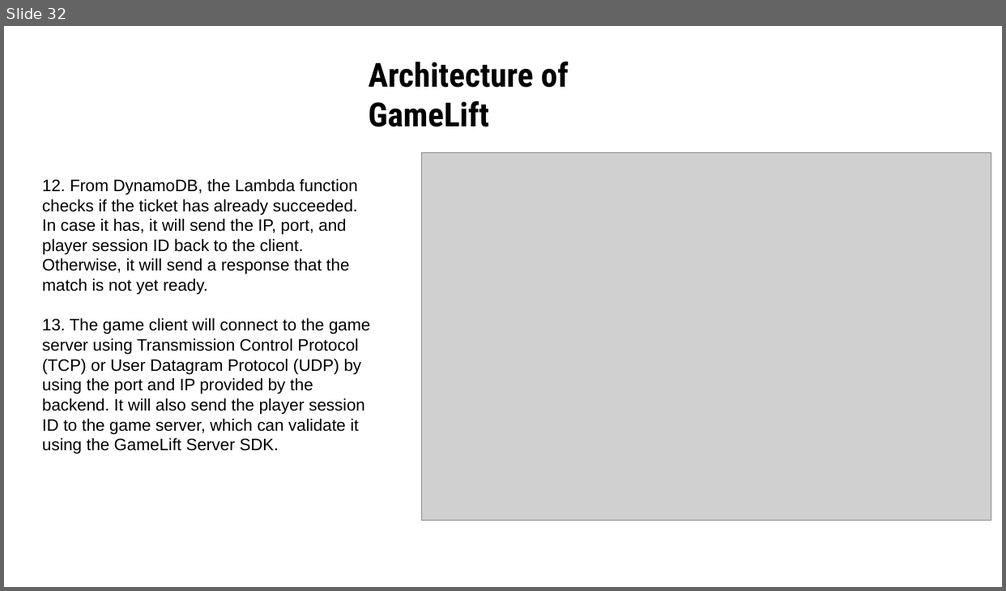
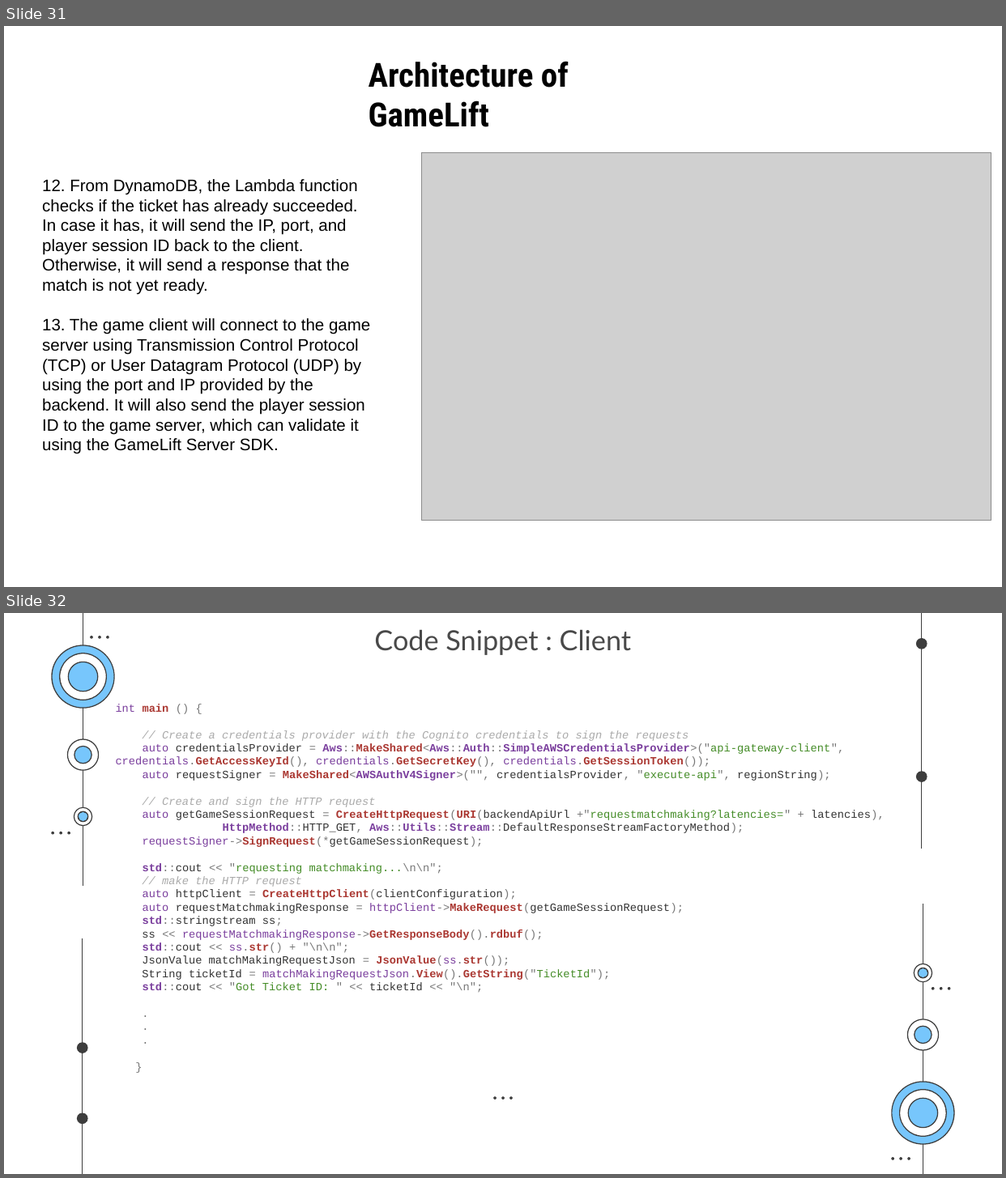
Before and after one commit to SaurabhYadav388/misc_works, a slide deck: Cloud_PPT/Shosau.pptx. Shown one above the other, each under a label of ours: slide 32 before the commit, slides 31 and 32 after it. The pictures are 1006x591 and 1006x1178 pixels, drawn with LibreOffice and Linux fonts; fonts in the diff are those of the drawing; grey boxes stand for pictures. Boxes give left, top, right and bottom in pixels: in the first picture for what was removed or moved away, otherwise in the second. Text is boxed around its words. In the diff, an @@ line names an element or a change of style, - is before the commit and + after.

```diff
--- a/Cloud_PPT/Shosau.pptx
+++ b/Cloud_PPT/Shosau.pptx
@@ slide 32 added at box(4, 613, 1002, 1174), background #FFFFFF @@
@@ title added at box(374, 630, 631, 655), 20 pt, text #494949 @@
+Code Snippet : Client
@@ group added at box(51, 613, 955, 1174): 28 freeform shapes, 16 ellipses, 4 lines @@
@@ subtitle added at box(116, 704, 884, 980), 8 pt, text #333333 @@
+int main () {
+// Create a credentials provider with the Cognito credentials to sign the requests
+auto credentialsProvider = Aws::MakeShared<Aws::Auth::SimpleAWSCredentialsProvider>("api-gateway-client", credentials.GetAccessKeyId(), credentials.GetSecretKey(), credentials.GetSessionToken());
+auto requestSigner = MakeShared<AWSAuthV4Signer>("", credentialsProvider, "execute-api", regionString);
+// Create and sign the HTTP request
+auto getGameSessionRequest = CreateHttpRequest(URI(backendApiUrl +"requestmatchmaking?latencies=" + latencies),
+HttpMethod::HTTP_GET, Aws::Utils::Stream::DefaultResponseStreamFactoryMethod);
+requestSigner->SignRequest(*getGameSessionRequest);
+std::cout << "requesting matchmaking...\n\n";
+// make the HTTP request
+auto httpClient = CreateHttpClient(clientConfiguration);
+auto requestMatchmakingResponse = httpClient->MakeRequest(getGameSessionRequest);
+std::stringstream ss;
+ss << requestMatchmakingResponse->GetResponseBody().rdbuf();
+std::cout << ss.str() + "\n\n";
+JsonValue matchMakingRequestJson = JsonValue(ss.str());
+String ticketId = matchMakingRequestJson.View().GetString("TicketId");
+std::cout << "Got Ticket ID: " << ticketId << "\n";
+.
+.
+.
+}
@@ ellipse added at box(493, 1097, 496, 1100), fill #3D3D3D @@
@@ ellipse added at box(502, 1097, 505, 1100), fill #3D3D3D @@
@@ ellipse added at box(510, 1097, 513, 1100), fill #3D3D3D @@
@@ what was slide 32 is now slide 31 @@
```
Also in this commit, not shown: 2 slides changed, 4 other slides added, 1 slide removed.
